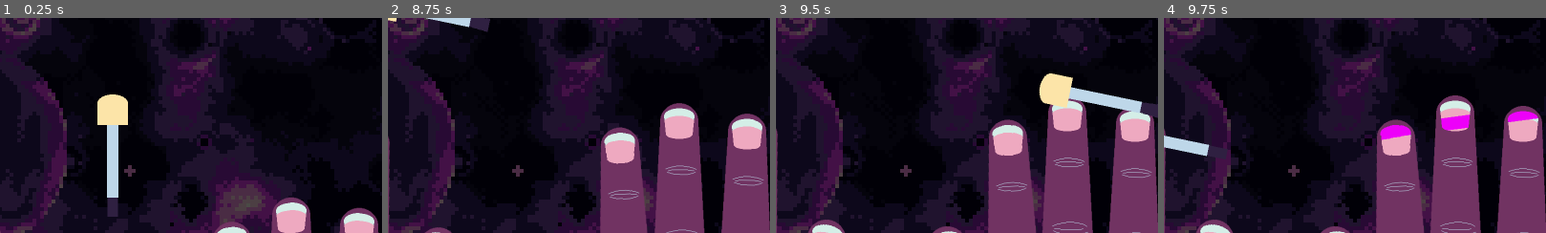
Above: before the commit, frames 1-4 (left to right).
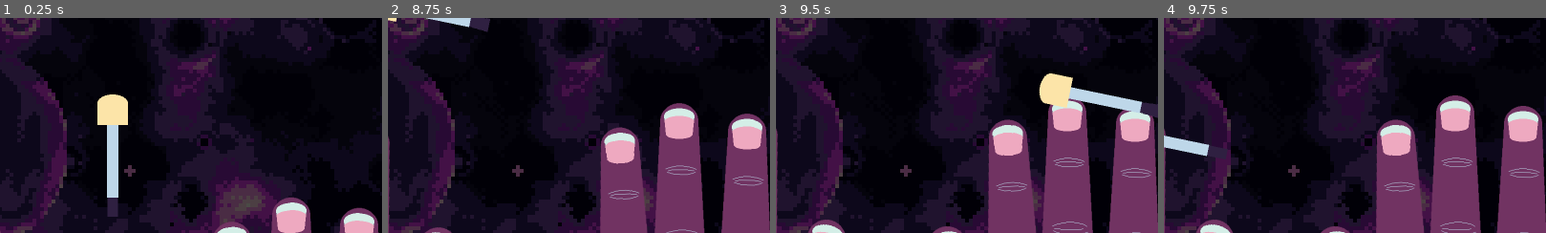
Above: after the commit, the same moments.

Repository: Wake1st/colored-claws
Game: Godot game, scene res://base/main.tscn
Two runs of this game, one before a commit and one after it. Both use one fixed random seed, a clock stepped at 60 frames per second and the inputs below.
Inputs (mouse positions are % of the whole screen's width and height, from its top left):
- Up to frame 1 (0.25 s): no input
- Up to frame 2 (8.75 s): click (2, 4) at 0.5 s; click (2, 4) at 1.25 s; click (2, 4) at 2 s; tap Enter at 2.75, 4.25, 5.75 s; move the mouse to (72, 45) at 2.77 s; press the mouse at (72, 45) at 2.78 s; tap Space at 3.5, 5, 6.5 s; move the mouse to (30, 55) at 3.52 s; release the mouse at (30, 55) at 3.53 s; tap Mouse wheel down (narrow_brush) at 3.6, 6.6 s; move the mouse to (60, 28) at 4.27 s; hold Right mouse button (pivot_brush) 4.28-5.03 s; move the mouse to (45, 70) at 5.02 s; tap Mouse wheel up (widen_brush) at 5.1, 8.1 s; move the mouse to (80, 65) at 5.77 s; press the mouse at (80, 65) at 5.78 s; move the mouse to (20, 35) at 6.52 s; release the mouse at (20, 35) at 6.53 s; move the mouse to (55, 50) at 7.27 s; hold Right mouse button (pivot_brush) 7.28-8.03 s; move the mouse to (35, 25) at 8.02 s
- Up to frame 3 (9.5 s): move the mouse to (72, 45) at 8.77 s; press the mouse at (72, 45) at 8.78 s
- Up to frame 4 (9.75 s): move the mouse to (30, 55) at 9.52 s; release the mouse at (30, 55) at 9.53 s; tap Mouse wheel down (narrow_brush) at 9.6 s
The pictures show only the part of the screen within x 35-85%, y 28-78%; the shares and areas given below are measured in that part.

Frames 1-3 are identical in both runs. In frame 4, 1.2% of the frame differs, in the area x 56-98%, y 43-57%.

Commit message:
Command (#2)
* static command data WIP

* command pattern setup WIP

* fixed multi-nail issue

* cleanup, overwrite is broken

* fixed overwrite

Diff:
--- a/body/Paint.gd
+++ b/body/Paint.gd
@@ -9,6 +9,7 @@
 	angle: float,
 	color: Color
 ) -> Image:
+	# draw the new image
 	var blend: Image = Image.create_empty(img.get_width(), img.get_height(), false, Image.FORMAT_RGBA8)
 	var rect = img.get_used_rect()
 
@@ -36,5 +37,6 @@
 			if rect.has_point(Vector2(x + 1, y)):
 				blend.set_pixel(x + 1, y, color)
 
+	# update image and return
 	img.blend_rect_mask(blend, img, img.get_used_rect(), Vector2.ZERO)
 	return img
--- a/body/nail.gd
+++ b/body/nail.gd
@@ -33,6 +33,7 @@
 
 
 func brush(data: BrushData) -> float:
+	# draw new image and blend
 	var start = data.start_position - global_position + sprite.texture.get_size()/2
 	var end = data.end_position - global_position + sprite.texture.get_size()/2
 	image = Paint.draw_line(image, start, end, data.width, data.angle, data.color)
@@ -53,3 +54,12 @@
 
 	# update progress and check win
 	return pixel_changes.size() / pixel_count
+
+
+func set_texture(img: Image) -> void:
+	image = img
+	sprite.texture = ImageTexture.create_from_image(img)
+
+
+func get_rect() -> Rect2:
+	return sprite.get_rect()
--- a/project.godot
+++ b/project.godot
@@ -11,7 +11,7 @@
 [application]
 
 config/name="colored-claws"
-run/main_scene="uid://dme5dqe2t65if"
+run/main_scene="uid://dbu0dnjn5hk6j"
 config/features=PackedStringArray("4.4", "GL Compatibility")
 boot_splash/bg_color=Color(0.520399, 0.00433013, 0.474071, 1)
 config/icon="res://icon.svg"
@@ -20,6 +20,19 @@
 
 window/size/viewport_width=1600
 window/size/viewport_height=900
+
+[file_customization]
+
+folder_colors={
+"res://assets/": "gray",
+"res://base/": "purple",
+"res://body/": "yellow",
+"res://resources/": "gray",
+"res://tests/": "red",
+"res://tools/": "yellow",
+"res://ui/": "orange",
+"res://work/": "yellow"
+}
 
 [input]
 
--- /dev/null
+++ b/resources/Command.gd
@@ -0,0 +1,18 @@
+class_name Command
+
+
+var nail: Nail
+var before: Image
+var after: Image
+
+
+func _init(_nail: Nail, _before: Image, _after: Image) -> void:
+	nail = _nail
+	before = _before
+	after = _after
+
+func undo() -> void:
+	nail.set_texture(before)
+
+func redo() -> void:
+	nail.set_texture(after)
--- /dev/null
+++ b/resources/Commands.gd
@@ -0,0 +1,35 @@
+class_name Commands
+
+
+static var commands: Array[Command]
+static var index: int = 0
+
+
+static func add(nail: Nail, before: Image, after: Image) -> void:
+	# wipe all downstream data if upstream
+	if index < commands.size():
+		for i in range(index, commands.size()):
+			commands.pop_back()
+
+	# shift index and insert
+	commands.insert(index, Command.new(nail, before, after))
+	index += 1
+
+static func undo() -> Command:
+	if index == 0:
+		return null
+	else:
+		index -= 1
+		return commands[index]
+
+static func redo() -> Command:
+	if index == commands.size():
+		return null
+	else:
+		var cmd = commands[index]
+		index += 1
+		return cmd
+
+static func clear() -> void:
+	commands.clear()
+	index = 0
--- a/work/work_zone.gd
+++ b/work/work_zone.gd
@@ -24,9 +24,13 @@
 
 var nails: Array[Nail]
 var completed: bool
+var active_nail: Nail
+var before_image: Image
 
 
 func setup() -> void:
+	# reset commands
+	Commands.clear()
 	completed = false
 
 	for nail: Nail in hand.get_children():
@@ -47,6 +51,7 @@
 
 func _ready() -> void:
 	for nail: Nail in hand.get_children():
+		# setup nail
 		nail.setup()
 		nails.push_back(nail)
 
@@ -59,8 +64,56 @@
 
 		var progress: float = 0
 		for nail in nails:
-			progress += nail.brush(data) * 0.1
+			# only update the nail we draw to
+			if _check_brush_bounds(data, nail):
+				if active_nail == null:
+					# setup for commands
+					active_nail = nail
+					before_image = nail.image.duplicate(true)
+				elif active_nail != nail:
+					# the nail has changed, set a new command
+					Commands.add(active_nail, before_image, active_nail.image.duplicate(true))
+					active_nail = nail
+					before_image = nail.image.duplicate(true)
+
+				# draw on the nail
+				progress += nail.brush(data) * 0.1
 
 		if !completed && progress > COMPLETENESS:
 			emit_signal("job_complete")
 			completed = true
+	elif active_nail:
+		# store complete change
+		Commands.add(active_nail, before_image, active_nail.image.duplicate(true))
+		active_nail = null
+		before_image = null
+
+
+func _input(event) -> void:
+	if event.is_action_pressed("ui_undo"):
+		var cmd: Command = Commands.undo()
+		if cmd:
+			cmd.undo()
+	elif event.is_action_pressed("ui_redo"):
+		var cmd: Command = Commands.redo()
+		if cmd:
+			cmd.redo()
+
+
+func _check_brush_bounds(data: BrushData, nail: Nail) -> bool:
+	var rect: Rect2 = nail.get_rect()
+	rect.position += nail.global_position
+
+	var arm = Vector2(data.width/2, 0)
+	arm.rotated(data.angle)
+
+	var start_neg = data.start_position - arm
+	var start_pos = data.start_position + arm
+	var end_neg = data.end_position - arm
+	var end_pos = data.end_position + arm
+
+	return (
+		rect.has_point(start_neg) || rect.has_point(start_pos)
+	) || (
+		rect.has_point(end_neg) || rect.has_point(end_pos)
+	)
Not shown: 1 places in base/main.tscn that only renumber resources
Not shown, added: resources/Command.gd.uid
Not shown, added: resources/Commands.gd.uid
Not shown: 1 places in ui/hud.tscn that only renumber resources
Not shown: 1 places in work/work_zone.tscn that only renumber resources
Not shown, changed: README.md
